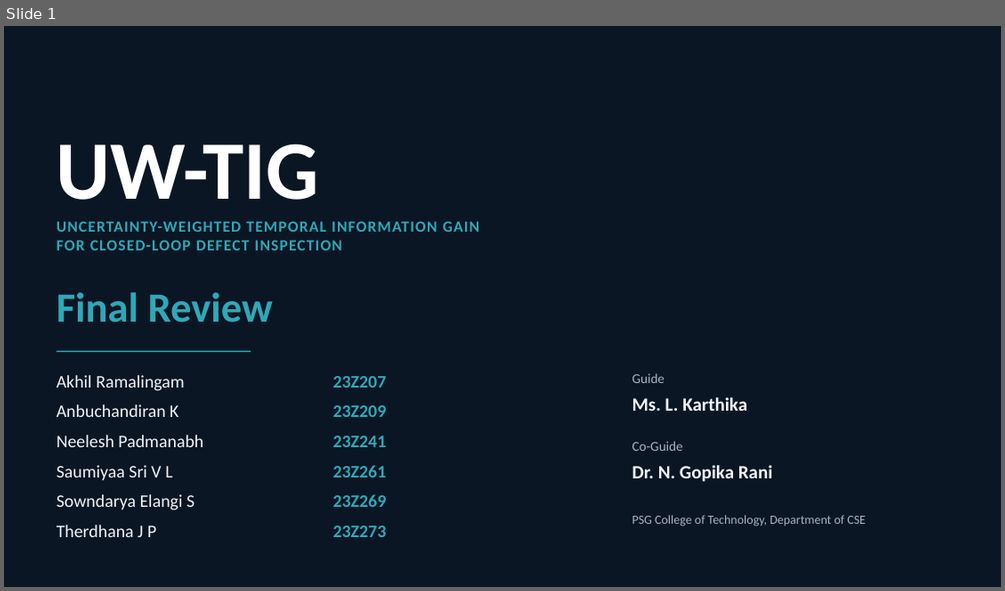
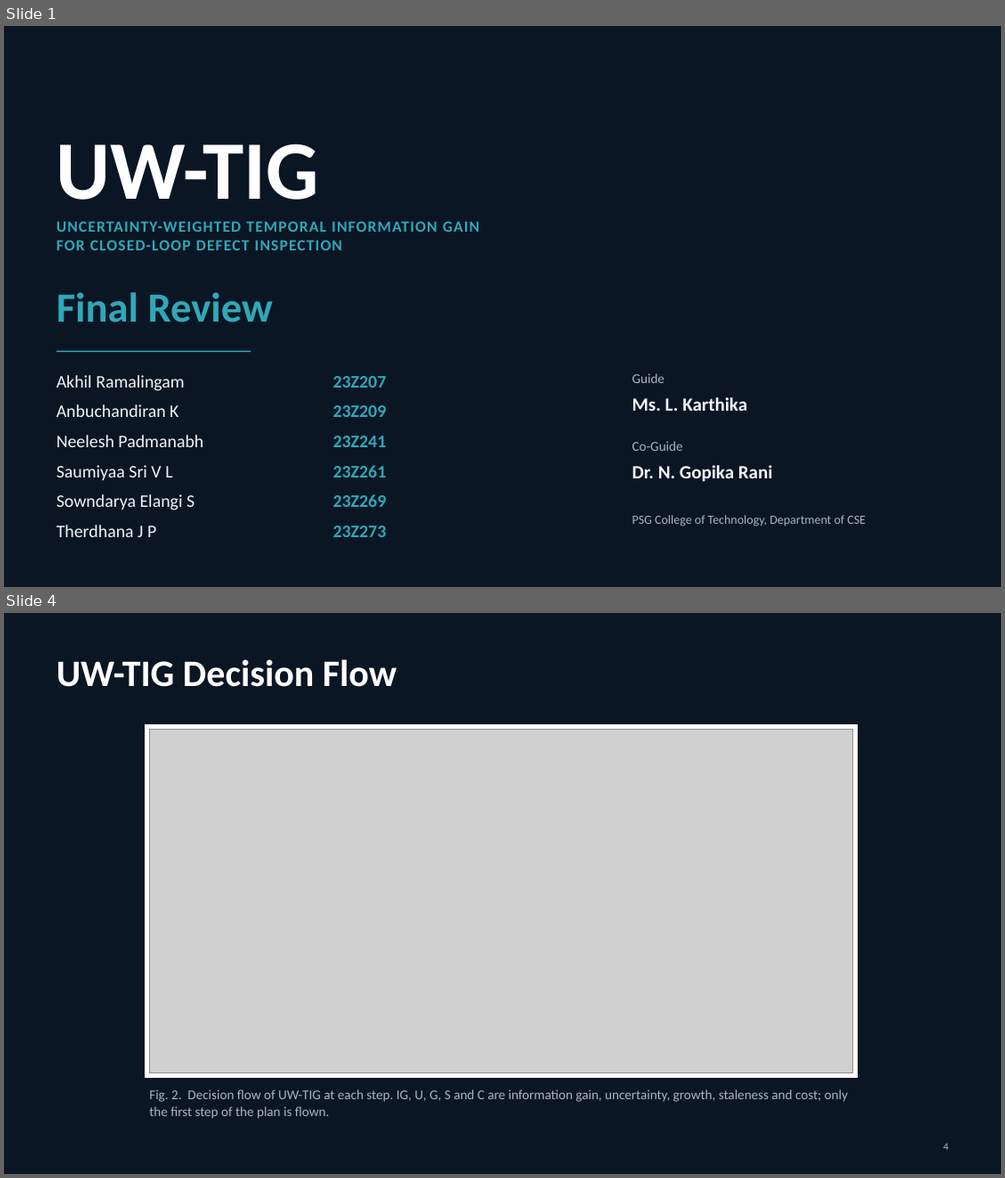
Before and after one commit to DrNeel11/project_work_1, a slide deck: drone-sim-today/UW-TIG_Review_Deck.pptx. Shown one above the other, each under a label of ours: slide 1 before the commit, slides 1 and 4 after it; the slides between them are not shown. The pictures are 1005x591 and 1005x1178 pixels, drawn with LibreOffice and Linux fonts; fonts in the diff are those of the drawing; grey boxes stand for pictures. Boxes give left, top, right and bottom in pixels: in the first picture for what was removed or moved away, otherwise in the second. Text is boxed around its words. In the diff, an @@ line names an element or a change of style, - is before the commit and + after.

```diff
--- a/drone-sim-today/UW-TIG_Review_Deck.pptx
+++ b/drone-sim-today/UW-TIG_Review_Deck.pptx
@@ slide 4 added at [4,613,1001,1174], background #0B1624 @@
@@ title added at [57,659,396,687], 36 pt, text #FFFFFF, bold @@
+UW-TIG Decision Flow
@@ rectangle added at [145,724,858,1078], fill #FFFFFF, outline #FFFFFF 1 pt @@
@@ picture added at [149,729,853,1073] @@
@@ text added at [149,1089,848,1119], 13 pt, text #A9B4C0 @@
+Fig. 2. Decision flow of UW-TIG at each step. IG, U, G, S and C are information gain, uncertainty, growth, staleness and cost; only the first step of the plan is flown.
@@ text added at [943,1143,948,1150], 10 pt, text #A9B4C0 @@
+4
```
Also in this commit, not shown: 11 slides changed, 2 other slides added, 1 slide removed, 13 other files.
